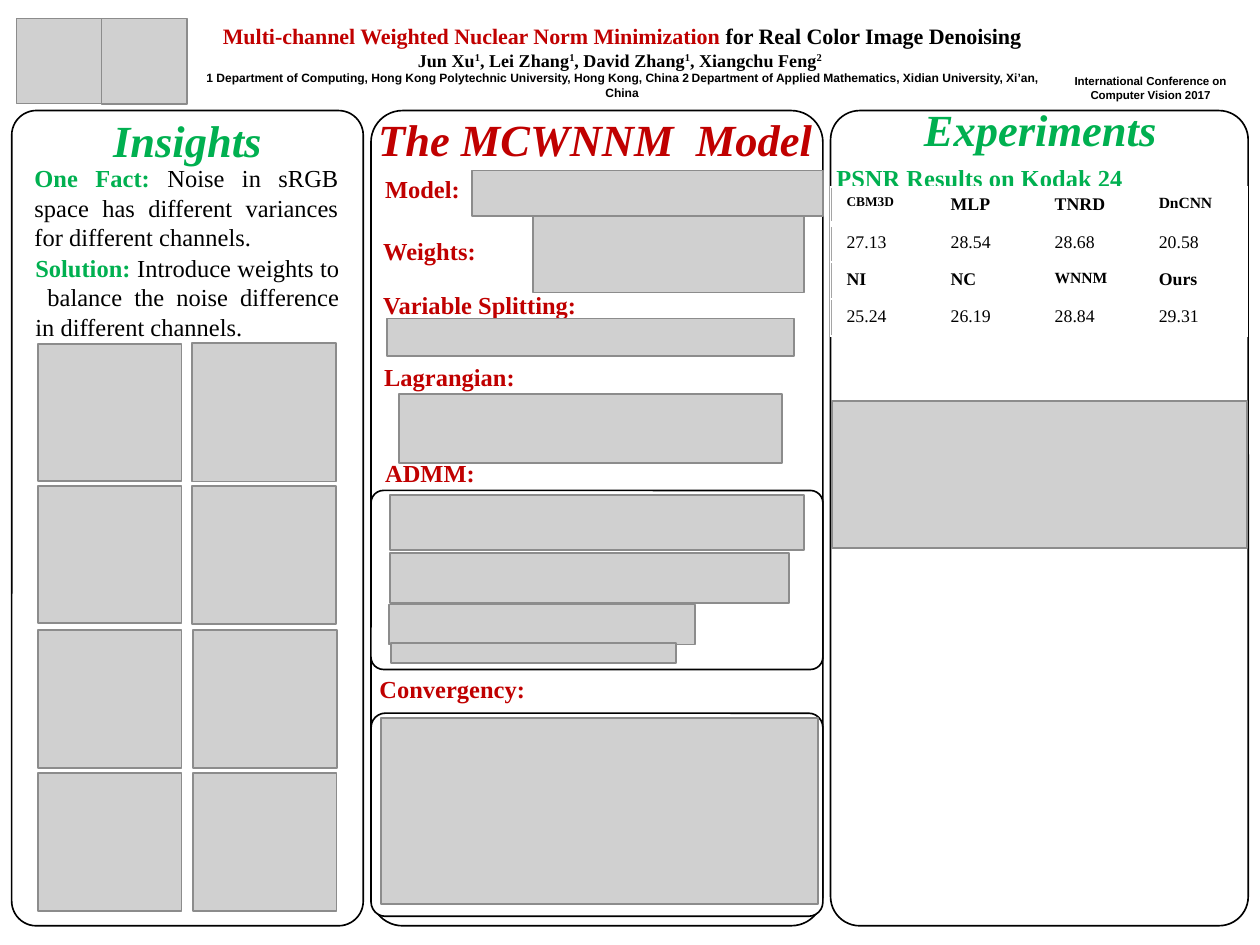
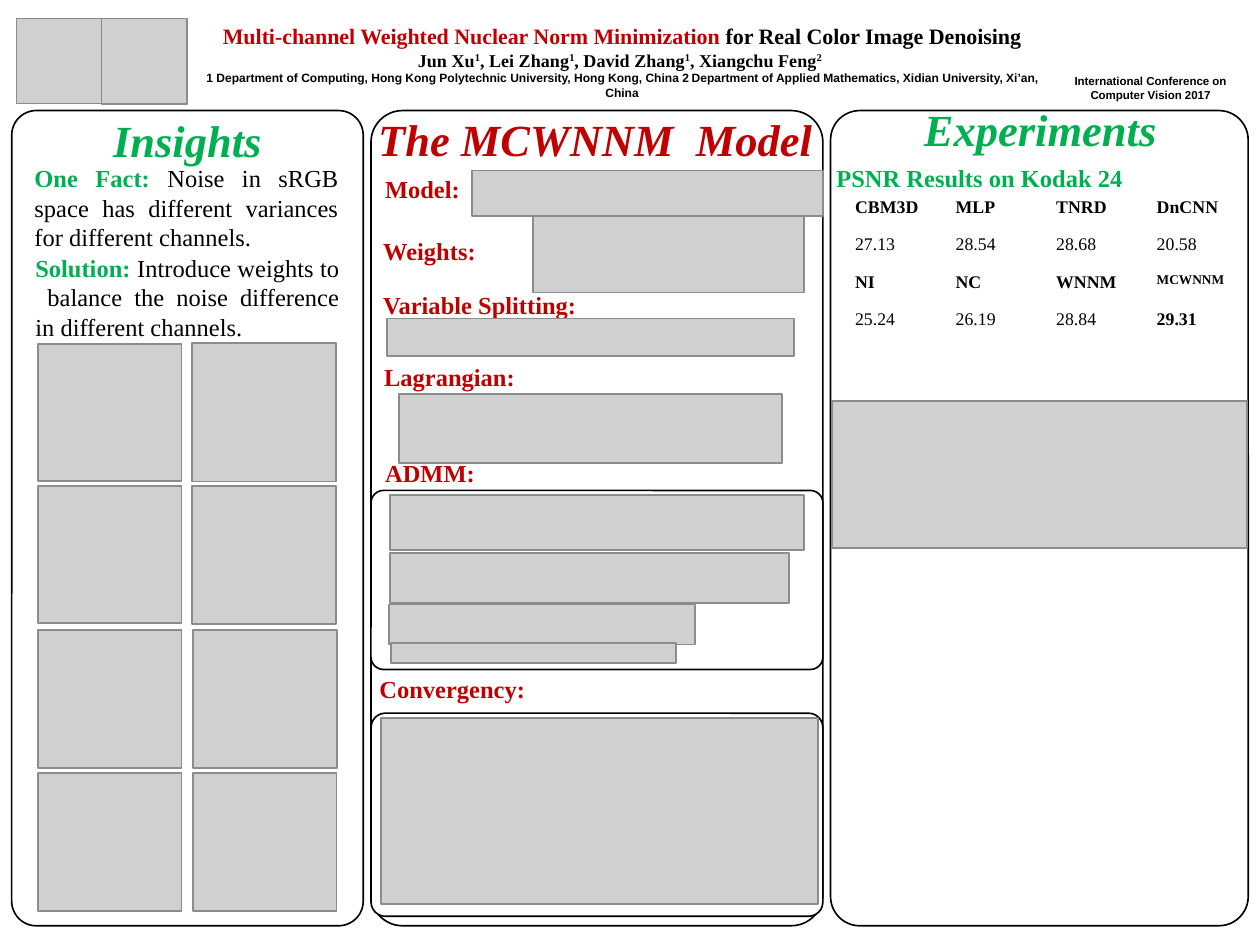
Before and after one commit to csjunxu/ICCV2017_PAPER1, a slide deck: slide 1 of iccv17_poster_template.pptx. Drawn at 1260x945 pixels with LibreOffice and Linux fonts; fonts in the diff are those of the drawing; grey boxes stand for pictures; background and template pictures are left out. Boxes give left, top, right and bottom in pixels: in the first picture for what was removed or moved away, otherwise in the second. Text is boxed around its words. In the diff, an @@ line names an element or a change of style, - is before the commit and + after.

```diff
--- a/iccv17_poster_template.pptx
+++ b/iccv17_poster_template.pptx
@@ table at (839,189,1242,338) @@
-row 3, column 4: Ours
+row 3, column 4: MCWNNM
@@ size 6 to 8 pt in "CBM3D" @@
@@ size 7 to 8 pt in "DnCNN", "WNNM" @@
@@ bold on in "29.31" @@
@@ table: place and size @@
-table at (831,187,1247,336)
+table at (839,189,1242,338)
```
